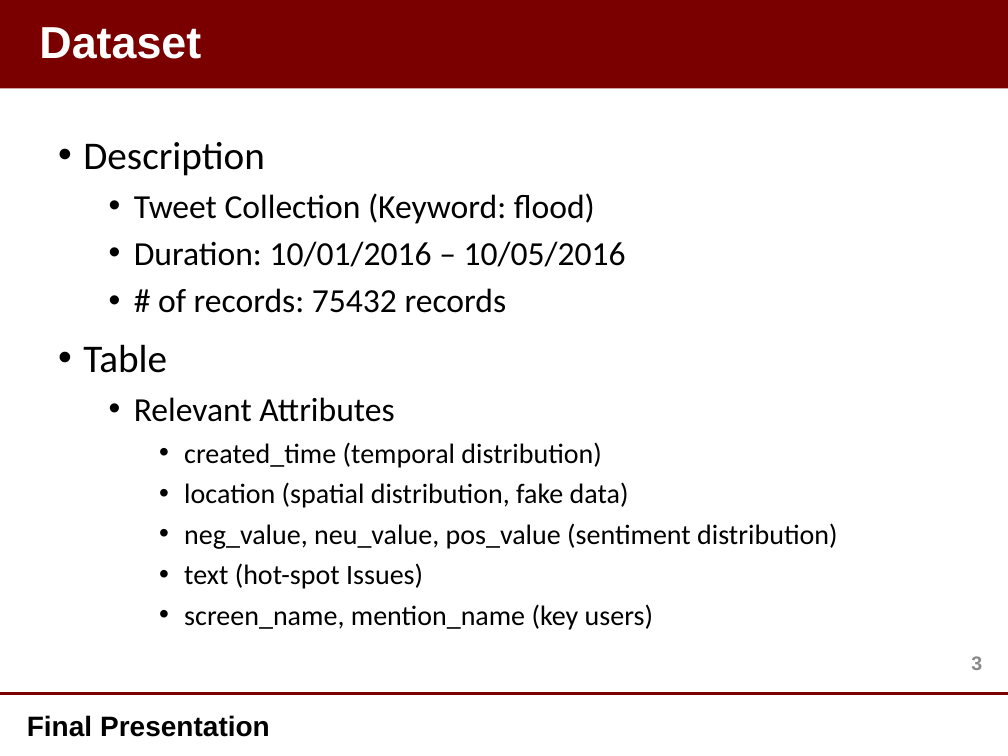
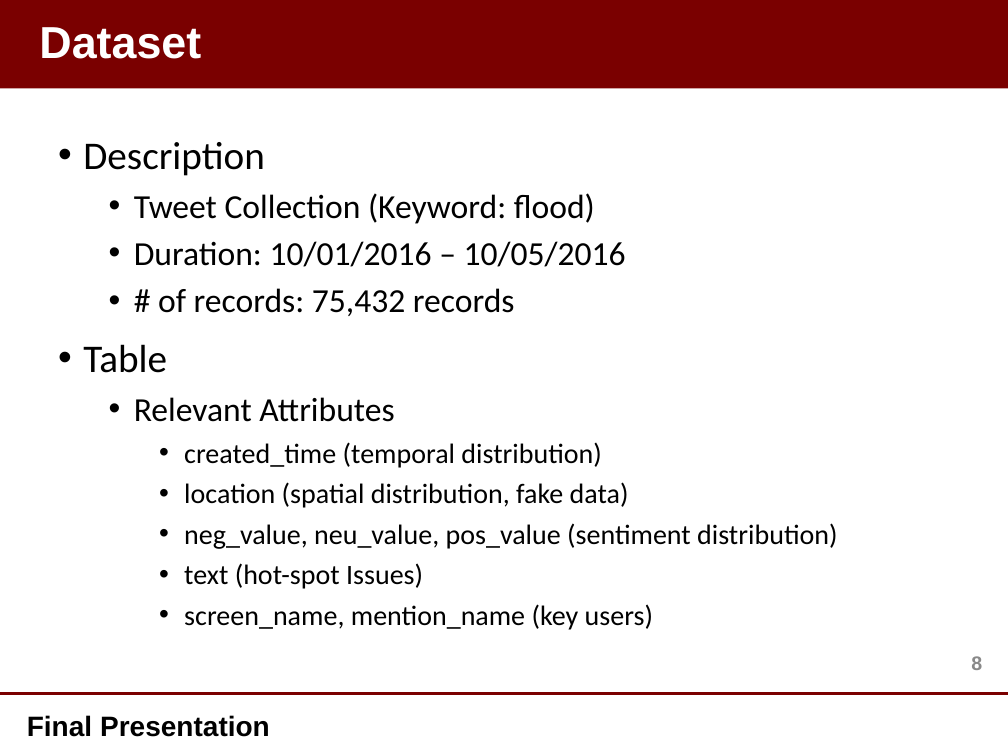
Before and after one commit to liuqingli/TweetVis, a slide deck: slide 9 of Final_Presentation.pptx (slide 4 before the commit). Drawn at 1008x756 pixels with LibreOffice and Linux fonts; fonts in the diff are those of the drawing; background and template pictures are left out. Boxes give left, top, right and bottom in pixels: in the first picture for what was removed or moved away, otherwise in the second. Text is boxed around its words. In the diff, an @@ line names an element or a change of style, - is before the commit and + after.

Commit message:
modify the slides

```diff
--- a/Final_Presentation.pptx
+++ b/Final_Presentation.pptx
@@ text at [158, 288, 515, 316]: text changed @@
-  • # of records: 75432 records
+  • # of records: 75,432 records
@@ page number at [971, 656, 982, 670]: text changed @@
-3
+8
```
Also in this commit, not shown: 1 other slide changed, 5 slides added, 1 other file.
